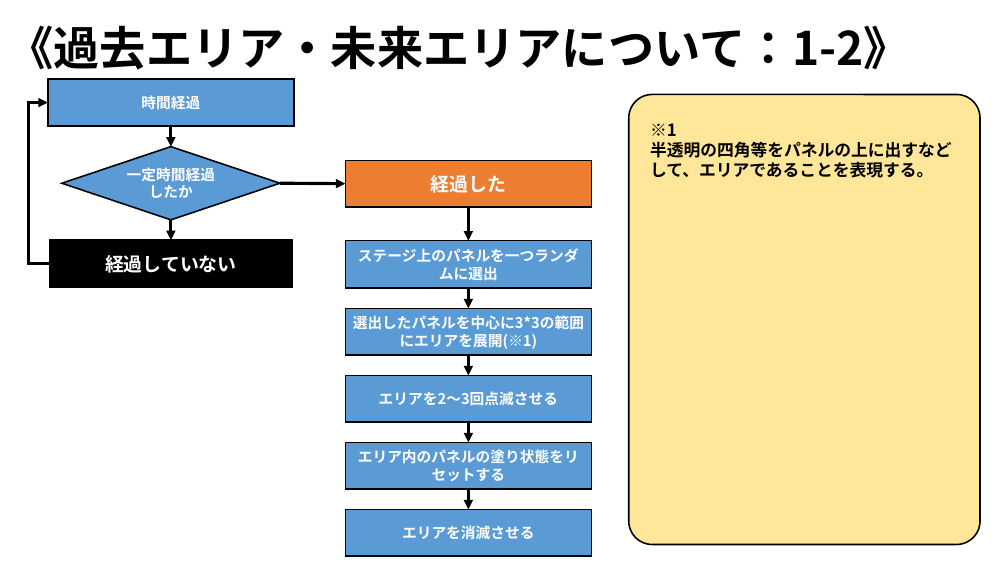
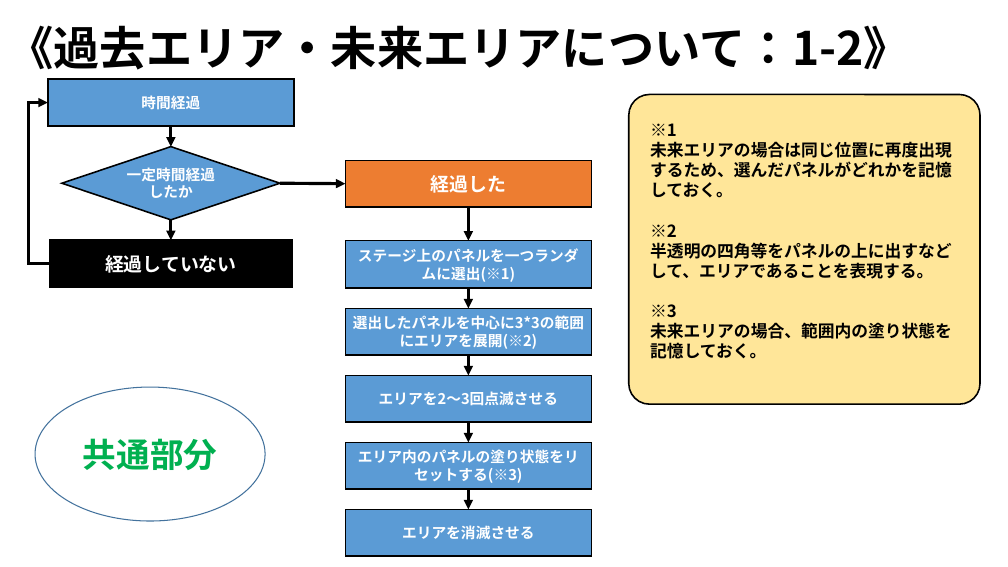
Before and after one commit to ARITA-MEIGEN/C-Team001, a slide deck: slide 35 of data/GS3_チーム2_仕様書.pptx (slide 36 before the commit). Drawn at 1008x567 pixels with LibreOffice and Linux fonts; fonts in the diff are those of the drawing; background and template pictures are left out. Boxes give left, top, right and bottom in pixels: in the first picture for what was removed or moved away, otherwise in the second. Text is boxed around its words. In the diff, an @@ line names an element or a change of style, - is before the commit and + after.

Commit message:
リザルトあたりのページ編集

```diff
--- a/data/GS3_チーム2_仕様書.pptx
+++ b/data/GS3_チーム2_仕様書.pptx
@@ rounded rectangle: place and size @@
-rounded rectangle at (629, 95, 981, 544)
+rounded rectangle at (629, 95, 981, 405)
@@ text at (650, 141, 952, 237): paragraphs added @@
+未来エリアの場合は同じ位置に再度出現
+するため、選んだパネルがどれかを記憶
+しておく。
+※2
@@ text in rectangle at (358, 248, 579, 282): text changed @@
-ステージ上のパネルを一つランダムに選出
+ステージ上のパネルを一つランダムに選出(※1)
@@ text in rectangle at (353, 315, 584, 349): text changed @@
-選出したパネルを中心に3*3の範囲にエリアを展開(※1)
+選出したパネルを中心に3*3の範囲にエリアを展開(※2)
@@ text at (650, 304, 952, 359): paragraphs added @@
+※3
+未来エリアの場合、範囲内の塗り状態を
+記憶しておく。
@@ ellipse added at (35, 387, 265, 521), fill #FFFFFF, outline #43739E 1 pt, 32 pt, text #00B050, bold @@
+共通部分
@@ text in rectangle at (358, 449, 579, 483): text changed @@
-エリア内のパネルの塗り状態をリセットする
+エリア内のパネルの塗り状態をリセットする(※3)
```
Also in this commit, not shown: 2 other slides changed, 1 slide added, 1 slide removed.
